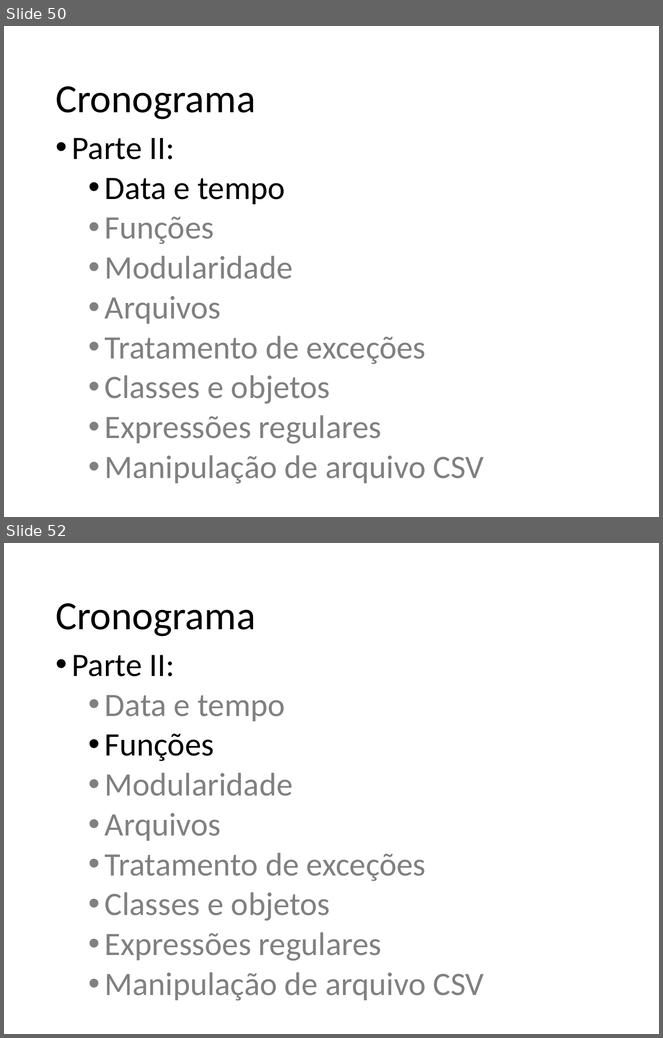
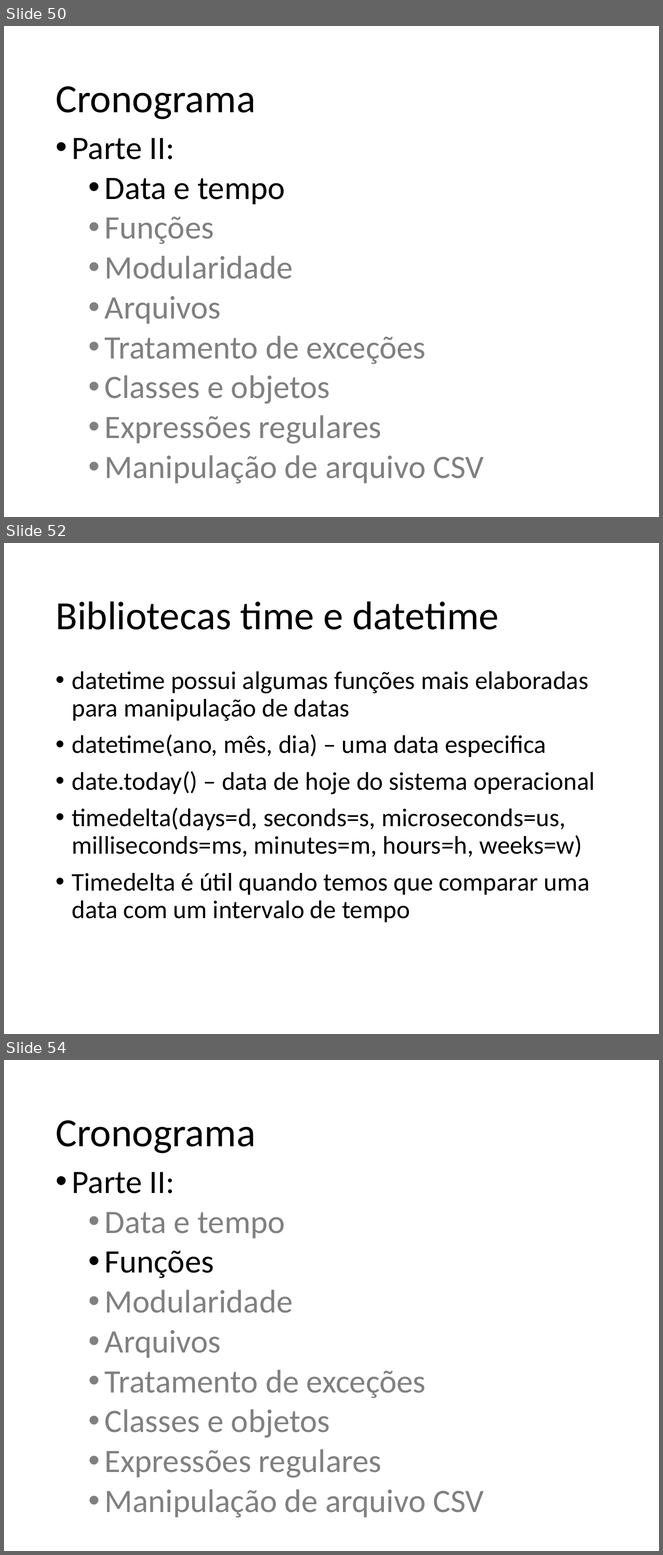
Before and after one commit to fernandoFernandeSantos/minicurso_python_2019, a slide deck: aula.pptx. Shown one above the other, each under a label of ours: slides 50 and 52 before the commit, slides 50, 52 and 54 after it; the slides between them are not shown. The pictures are 663x1038 and 663x1555 pixels, drawn with LibreOffice and Linux fonts; fonts in the diff are those of the drawing. Boxes give left, top, right and bottom in pixels: in the first picture for what was removed or moved away, otherwise in the second. Text is boxed around its words. In the diff, an @@ line names an element or a change of style, - is before the commit and + after.

```diff
--- a/aula.pptx
+++ b/aula.pptx
@@ slide 52 added at [4,543,659,1034], background #FFFFFF @@
@@ title added at [55,601,499,630], 44 pt, text #000000 @@
+Bibliotecas time e datetime
@@ text added at [72,671,595,923], 28 pt, text #000000 @@
+• datetime possui algumas funções mais elaboradas para manipulação de datas
+• datetime(ano, mês, dia) – uma data especifica
+• date.today() – data de hoje do sistema operacional
+• timedelta(days=d, seconds=s, microseconds=us, milliseconds=ms, minutes=m, hours=h, weeks=w)
+• Timedelta é útil quando temos que comparar uma data com um intervalo de tempo
@@ what was slide 52 is now slide 54 @@
```
Also in this commit, not shown: 5 other slides added, 1 slide removed.
